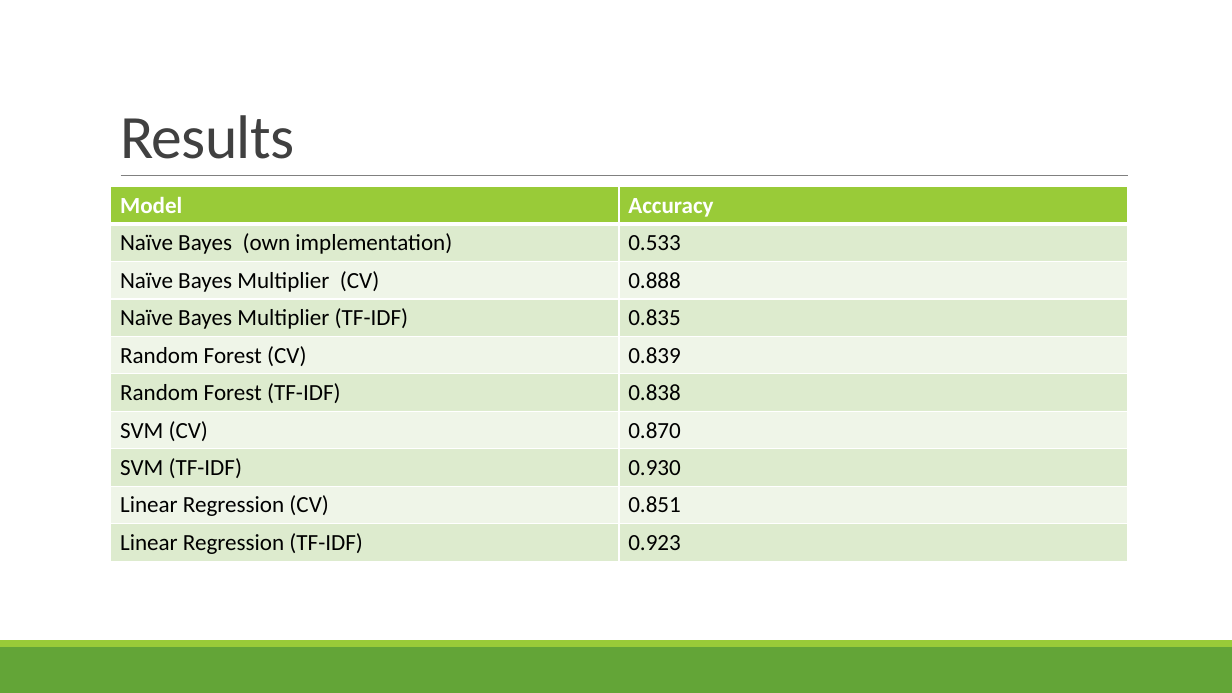
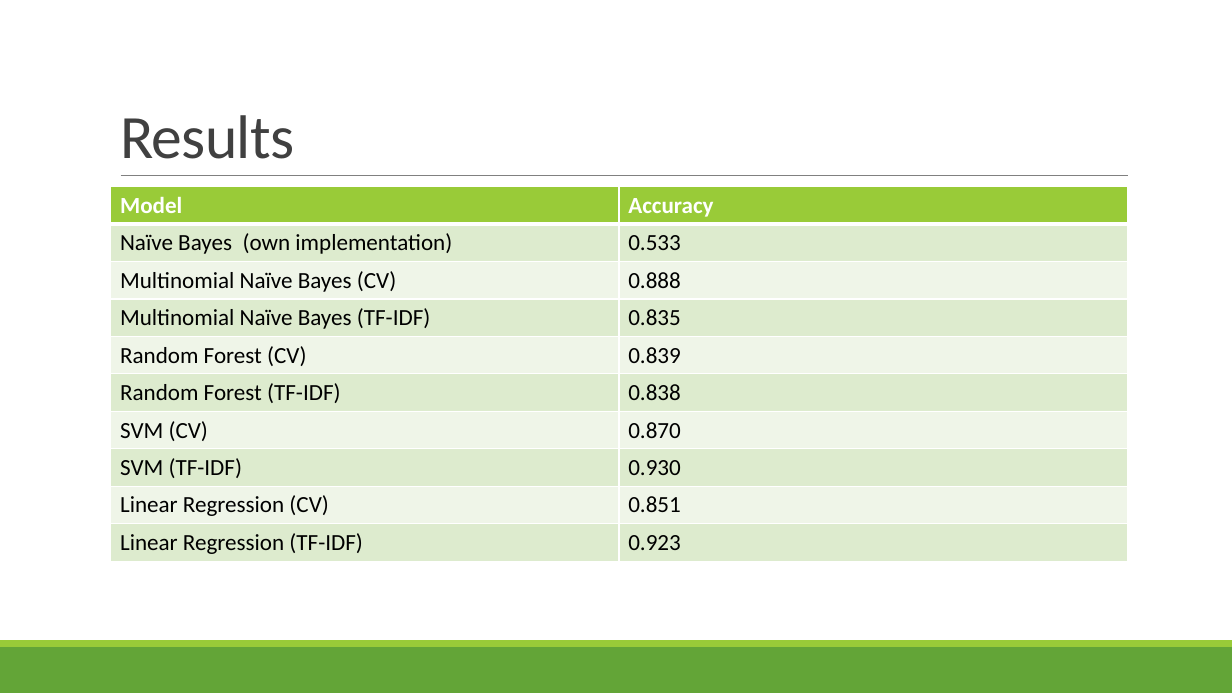
Before and after one commit to LinghanX/Project_Veritas, a slide deck: slide 13 of presentations/FakeNews_Final.pptx. Drawn at 1232x693 pixels with LibreOffice and Linux fonts; fonts in the diff are those of the drawing. Boxes give left, top, right and bottom in pixels: in the first picture for what was removed or moved away, otherwise in the second. Text is boxed around its words. In the diff, an @@ line names an element or a change of style, - is before the commit and + after.

Commit message:
update

```diff
--- a/presentations/FakeNews_Final.pptx
+++ b/presentations/FakeNews_Final.pptx
@@ table at [111,187,1128,562] @@
-row 3, column 1: Naïve Bayes Multiplier (CV)
+row 3, column 1: Multinomial Naïve Bayes (CV)
-row 4, column 1: Naïve Bayes Multiplier (TF-IDF)
+row 4, column 1: Multinomial Naïve Bayes (TF-IDF)
```
Also in this commit, not shown: 1 other slide changed.
